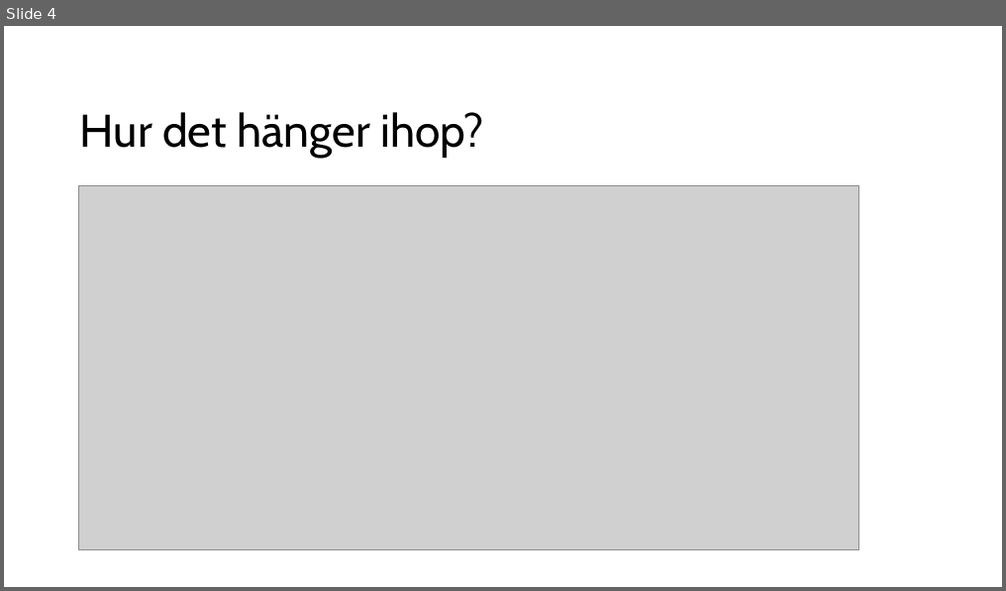
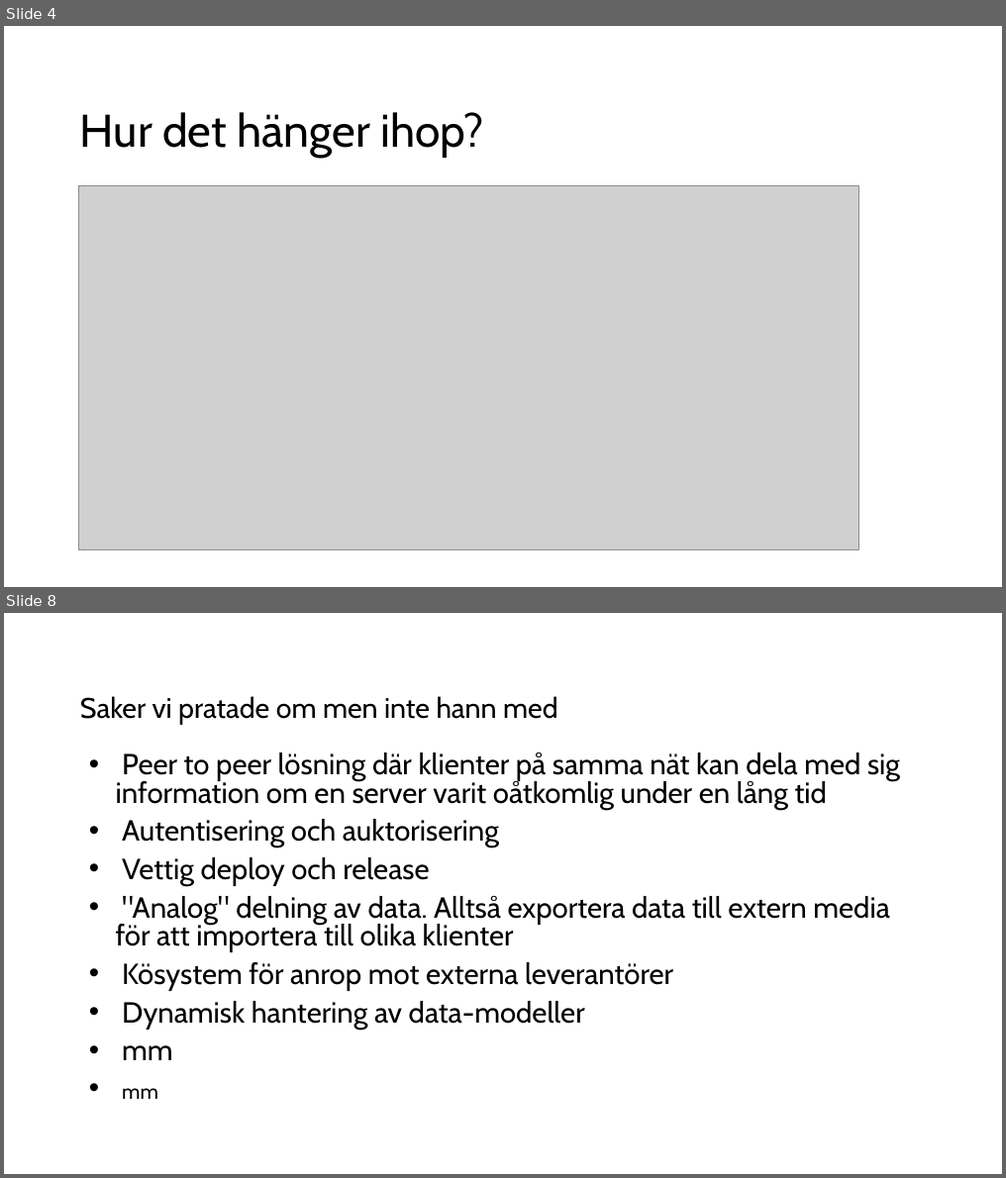
Before and after one commit to arizon-dread/region-orebro-lan, a slide deck: doc/Presentation KLIRR Hack Region Örebro län.odp. Shown one above the other, each under a label of ours: slide 4 before the commit, slides 4 and 8 after it; the slides between them are not shown. The pictures are 1006x591 and 1006x1178 pixels, drawn with LibreOffice and Linux fonts; fonts in the diff are those of the drawing; grey boxes stand for pictures. Boxes give left, top, right and bottom in pixels: in the first picture for what was removed or moved away, otherwise in the second. Text is boxed around its words. In the diff, an @@ line names an element or a change of style, - is before the commit and + after.

```diff
--- a/doc/Presentation KLIRR Hack Region Örebro län.odp
+++ b/doc/Presentation KLIRR Hack Region Örebro län.odp
@@ slide 8 added at (4, 613, 1002, 1174), background #FFFFFF @@
@@ title added at (80, 696, 558, 725), 27.2 pt, text #000000 @@
+Saker vi pratade om men inte hann med
@@ text added at (116, 753, 900, 1099), 28 pt, text #000000 @@
+• Peer to peer lösning där klienter på samma nät kan dela med sig information om en server varit oåtkomlig under en lång tid
+• Autentisering och auktorisering
+• Vettig deploy och release
+• "Analog" delning av data. Alltså exportera data till extern media för att importera till olika klienter
+• Kösystem för anrop mot externa leverantörer
+• Dynamisk hantering av data-modeller
+• mm
+• mm
```
Also in this commit, not shown: 5 slides changed.
